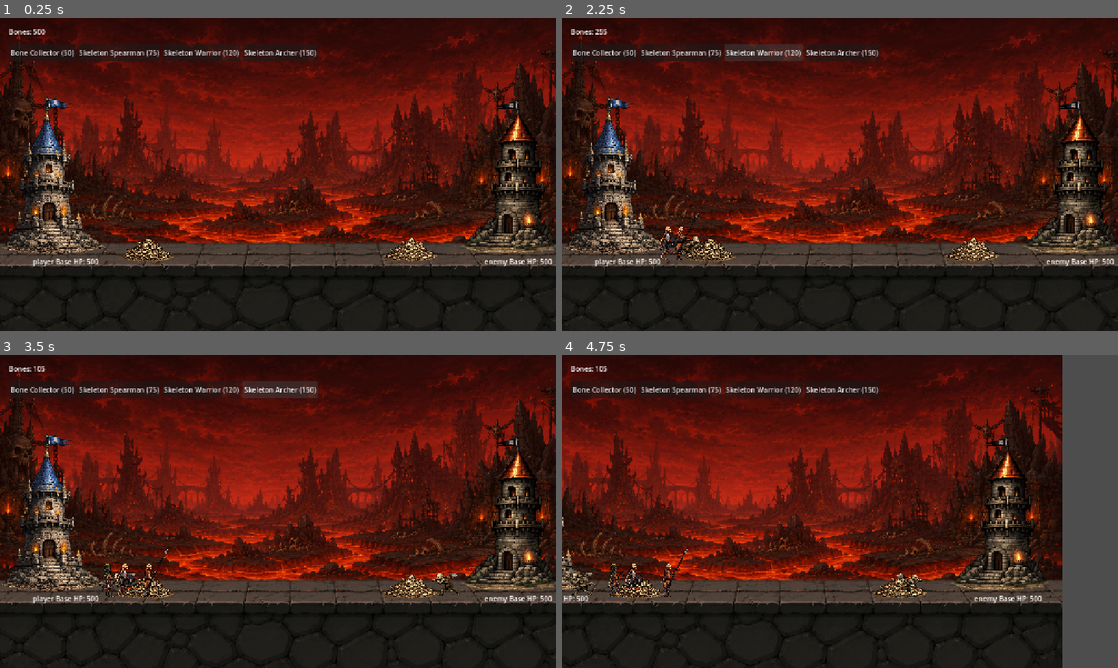
Above: before the commit, frames 1-4 (two rows, left to right).
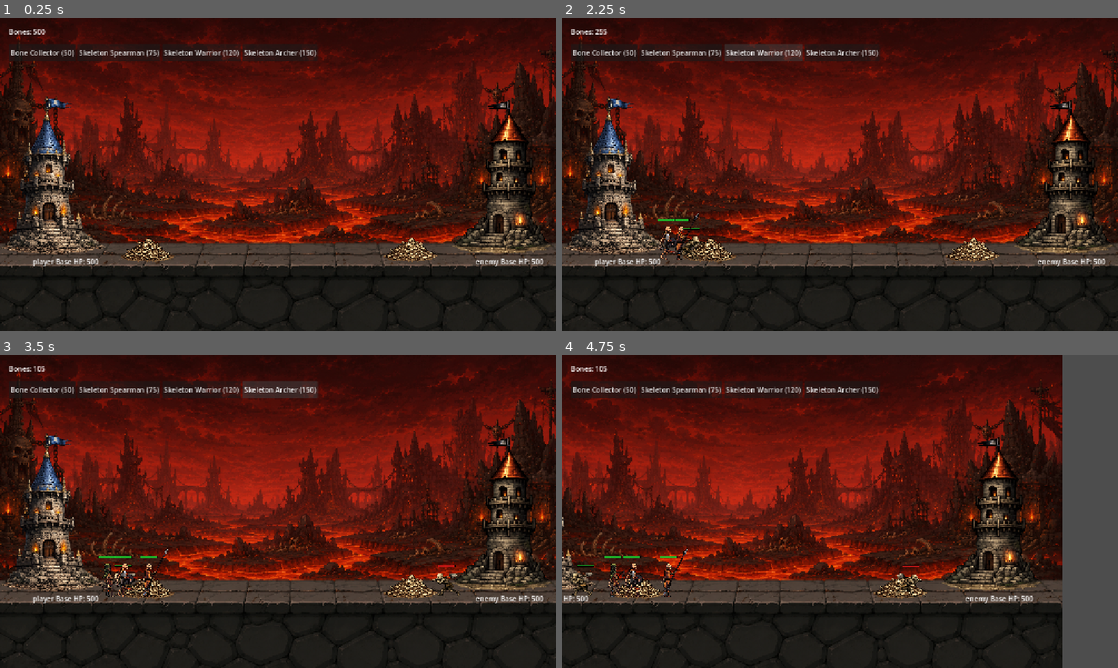
Above: after the commit, the same moments.

Repository: kyledeocades/BoneKingdom
Game: Godot game, scene res://scenes/Main.tscn
Same seed, same stepped clock (60 frames per second), same inputs: the game is played once before the commit and once after it.
Inputs (mouse positions are in pixels of both pictures, inside the frame that each line leads up to):
- Up to frame 1 (0.25 s): no input
- Up to frame 2 (2.25 s): click "Bone Collector (50)" at 0.5 s; click "Skeleton Spearman (75)" at 1.25 s; click "Skeleton Warrior (120)" at 2 s
- Up to frame 3 (3.5 s): click "Skeleton Archer (150)" at 2.75 s
- Up to frame 4 (4.75 s): move the mouse to (962, 495) at 3.52 s; hold Right (ui_right) 3.53-4.25 s; click (962, 495) at 3.67 s; drag from (728, 527) to (812, 574) at 4.27 s

The runs differ from the first frame. In frame 1, 3.2% of the frame differs, in the area x 81-100%, y 26-80%; in frame 2, 3.3%; in frame 3, 3.3%; in frame 4, 3.3%, in the area x 2-88%, y 26-80%.

Commit message:
health bars

Diff:
--- a/scenes/Main.tscn
+++ b/scenes/Main.tscn
@@ -109,7 +109,7 @@
 texture = ExtResource("15_cvmbd")
 
 [node name="EnemyBase" type="CharacterBody2D" parent="." unique_id=1945911551]
-position = Vector2(1160, 500)
+position = Vector2(1140, 500)
 script = ExtResource("3_vcsgt")
 team = "enemy"
 
--- a/scenes/units/CombatUnit.tscn
+++ b/scenes/units/CombatUnit.tscn
@@ -295,6 +295,9 @@
 [sub_resource type="RectangleShape2D" id="RectangleShape2D_rbsh8"]
 size = Vector2(24, 65)
 
+[sub_resource type="StyleBoxFlat" id="StyleBoxFlat_y2pvs"]
+bg_color = Color(0.26666668, 0.7764706, 0.21960784, 1)
+
 [node name="CombatUnit" type="CharacterBody2D" unique_id=1317285377 groups=["units"]]
 script = ExtResource("1_combat")
 
@@ -318,3 +321,12 @@
 [node name="CollisionShape2D" type="CollisionShape2D" parent="." unique_id=1632603116]
 position = Vector2(-2, 32.5)
 shape = SubResource("RectangleShape2D_rbsh8")
+
+[node name="HealthBar" type="ProgressBar" parent="." unique_id=592252637]
+offset_left = -12.0
+offset_top = -38.0
+offset_right = 28.0
+offset_bottom = -33.0
+theme_override_styles/fill = SubResource("StyleBoxFlat_y2pvs")
+value = 100.0
+show_percentage = false
--- a/scenes/units/WorkerUnit.tscn
+++ b/scenes/units/WorkerUnit.tscn
@@ -119,6 +119,9 @@
 "speed": 5.0
 }]
 
+[sub_resource type="StyleBoxFlat" id="StyleBoxFlat_xy5mj"]
+bg_color = Color(0.26666668, 0.7764706, 0.21960784, 1)
+
 [node name="WorkerUnit" type="CharacterBody2D" unique_id=1426384240 groups=["units"]]
 script = ExtResource("1_worker")
 
@@ -139,3 +142,12 @@
 offset_right = 5.0
 offset_bottom = -22.0
 text = "Worker"
+
+[node name="HealthBar" type="ProgressBar" parent="." unique_id=650074882]
+offset_left = -18.0
+offset_top = -18.0
+offset_right = 22.0
+offset_bottom = -13.0
+theme_override_styles/fill = SubResource("StyleBoxFlat_xy5mj")
+value = 100.0
+show_percentage = false
--- a/scripts/units/Unit.gd
+++ b/scripts/units/Unit.gd
@@ -24,12 +24,14 @@
 var carrying_bones: bool = false
 
 @onready var info_label = get_node_or_null("Label")
+@onready var health_bar: ProgressBar = get_node_or_null("HealthBar")
 
 func _ready():
 	add_to_group("units")
 	current_health = max_health
 	configure_collision_behavior()
 	update_label()
+	apply_healthbar_color()
 
 func configure_collision_behavior():
 	# Unit-to-unit physics blocking causes lane deadlocks; combat is range-driven.
@@ -57,7 +59,36 @@
 
 func update_label() -> void:
 	if info_label != null:
-		info_label.text = unit_name + "\nHP: " + str(current_health)
+		info_label.text = unit_name
+
+	if health_bar != null:
+		health_bar.max_value = max_health
+		health_bar.value = current_health
+
+func apply_healthbar_color() -> void:
+	if health_bar == null:
+		return
+
+	var fill_style := StyleBoxFlat.new()
+	var background_style := StyleBoxFlat.new()
+
+	# Player/enemy colors
+	if team == "player":
+		fill_style.bg_color = Color(0.1, 0.9, 0.2, 0.75)
+	else:
+		fill_style.bg_color = Color(0.9, 0.1, 0.1, 0.75)
+
+	# Transparent dark background
+	background_style.bg_color = Color(0.0, 0.0, 0.0, 0.25)
+
+	health_bar.add_theme_stylebox_override("fill", fill_style)
+	health_bar.add_theme_stylebox_override("background", background_style)
+	fill_style.border_width_left = 1
+	fill_style.border_width_right = 1
+	fill_style.border_width_top = 1
+	fill_style.border_width_bottom = 1
+
+	fill_style.border_color = Color.BLACK
 
 func die() -> void:
 	died.emit(self)
Not shown: 1 places in scenes/units/Unit.tscn that only renumber resources
